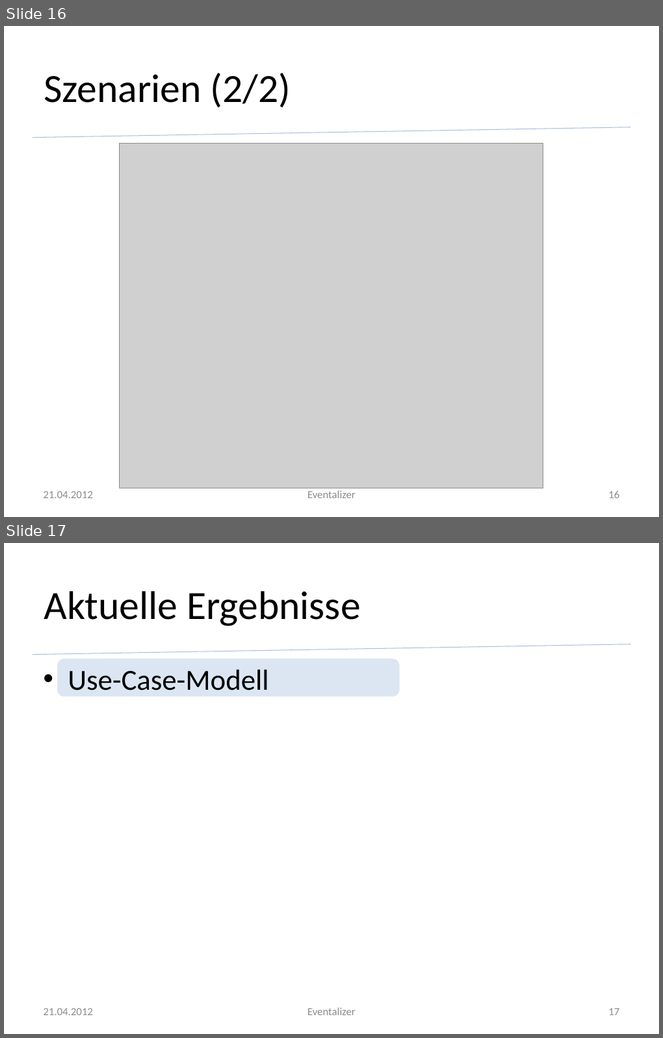
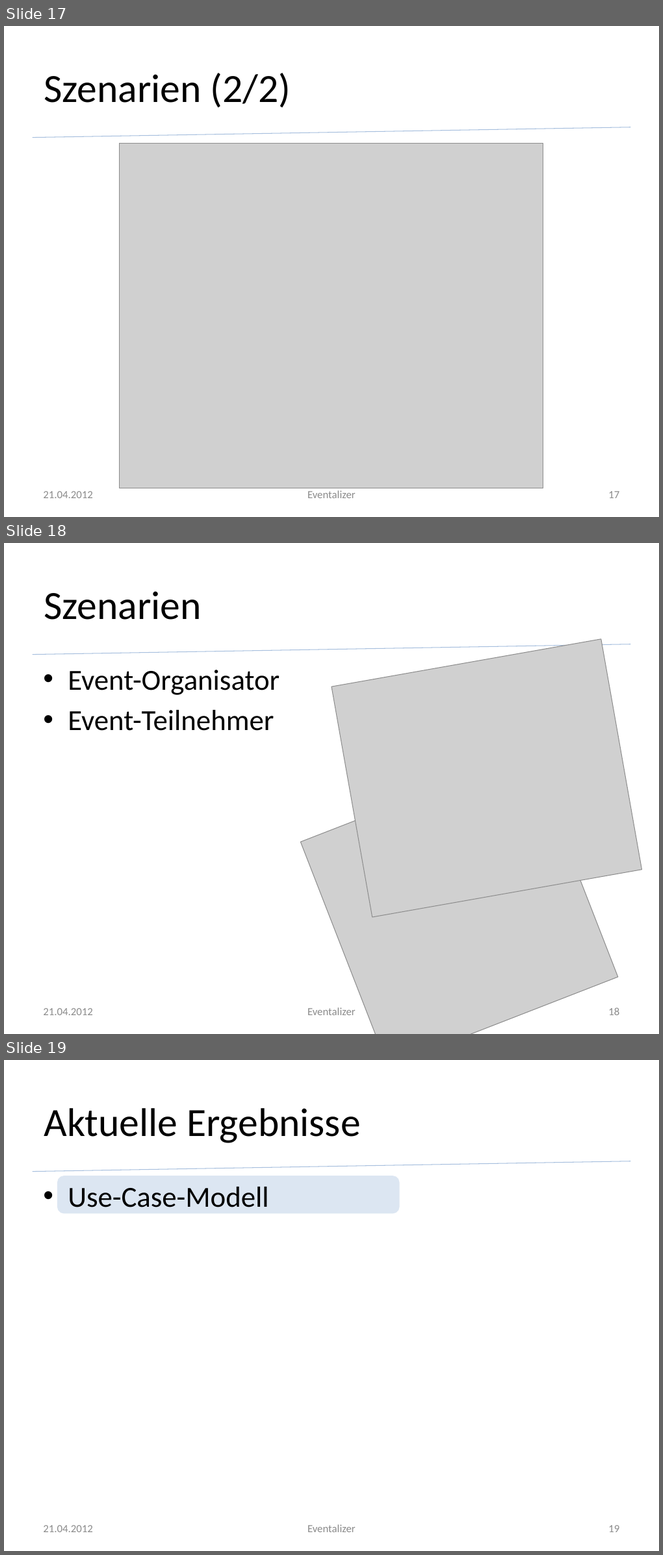
Before and after one commit to silkslostsoul/Eventalizer, a slide deck: Dokumente/Zwischenstand zum 2012 04 21.pptx. Shown one above the other, each under a label of ours: slides 16 and 17 before the commit, slides 17, 18 and 19 after it. The pictures are 663x1038 and 663x1555 pixels, drawn with LibreOffice and Linux fonts; fonts in the diff are those of the drawing; grey boxes stand for pictures; background and template pictures are left out. Boxes give left, top, right and bottom in pixels: in the first picture for what was removed or moved away, otherwise in the second. Text is boxed around its words. In the diff, an @@ line names an element or a change of style, - is before the commit and + after.

```diff
--- a/Dokumente/Zwischenstand zum 2012 04 21.pptx
+++ b/Dokumente/Zwischenstand zum 2012 04 21.pptx
@@ slide 18 added at [4,543,659,1034], background #FFFFFF; not listed: 1 template element that a slide beside it also shows @@
@@ title added at [44,591,202,620], 44 pt, text #000000 @@
+Szenarien
@@ picture added at [332,639,642,917] @@
@@ text added at [68,670,280,731], 32 pt, text #000000 @@
+• Event-Organisator
+• Event-Teilnehmer
@@ picture added at [301,753,618,1034] @@
@@ text added at [43,1008,92,1016], 12 pt, text #8C8C8C @@
+21.04.2012
@@ text added at [308,1008,356,1016], 12 pt, text #8C8C8C @@
+Eventalizer
@@ page number added at [608,1008,620,1016], 12 pt, text #8C8C8C @@
+18
@@ what was slide 16 is now slide 17 @@
@@ page number at [608,491,620,499]: text changed @@
-16
+17
@@ what was slide 17 is now slide 19 @@
@@ page number at [608,1525,620,1533]: text changed @@
-17
+19
```
Also in this commit, not shown: 1 slide changed, 1 other slide added.
